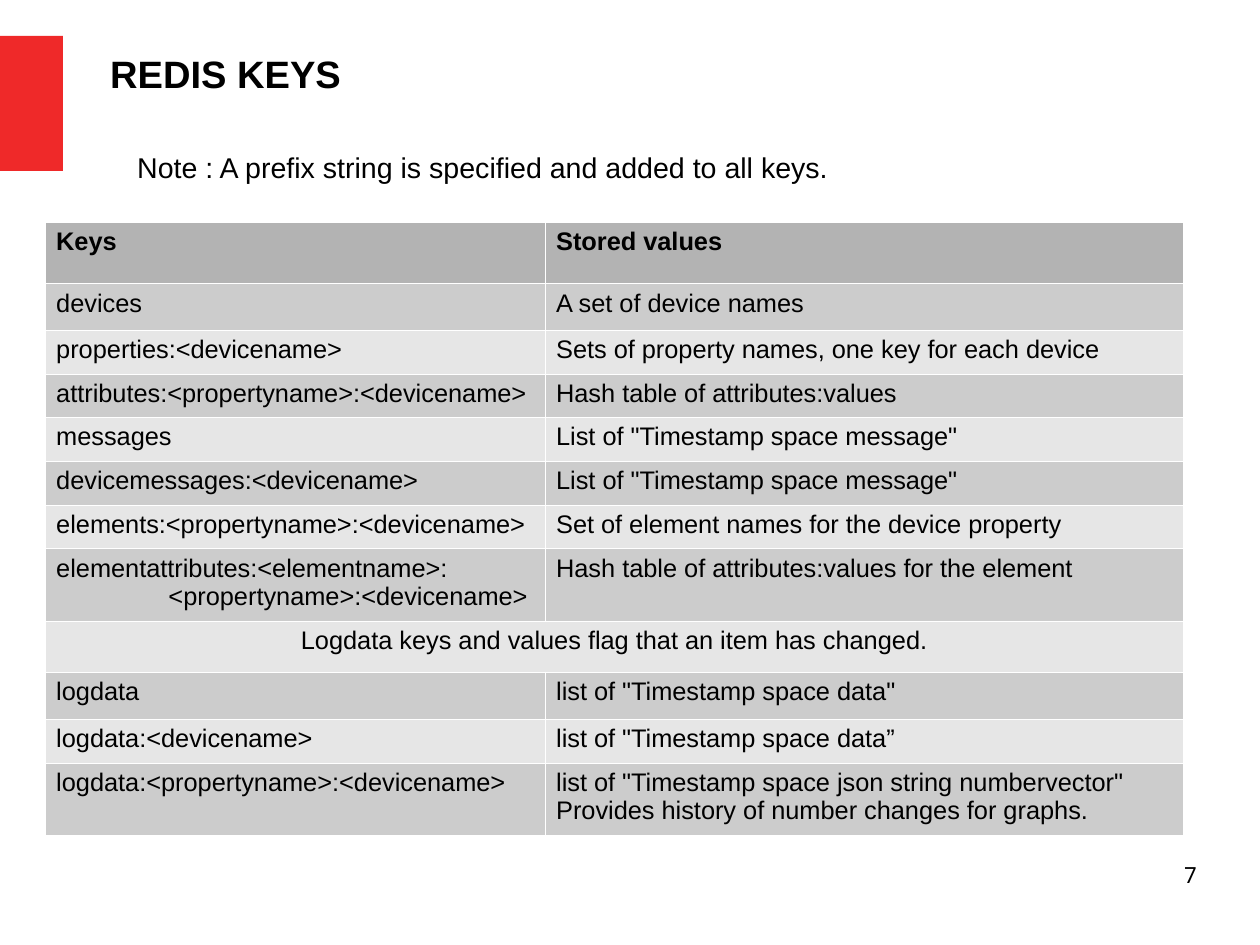
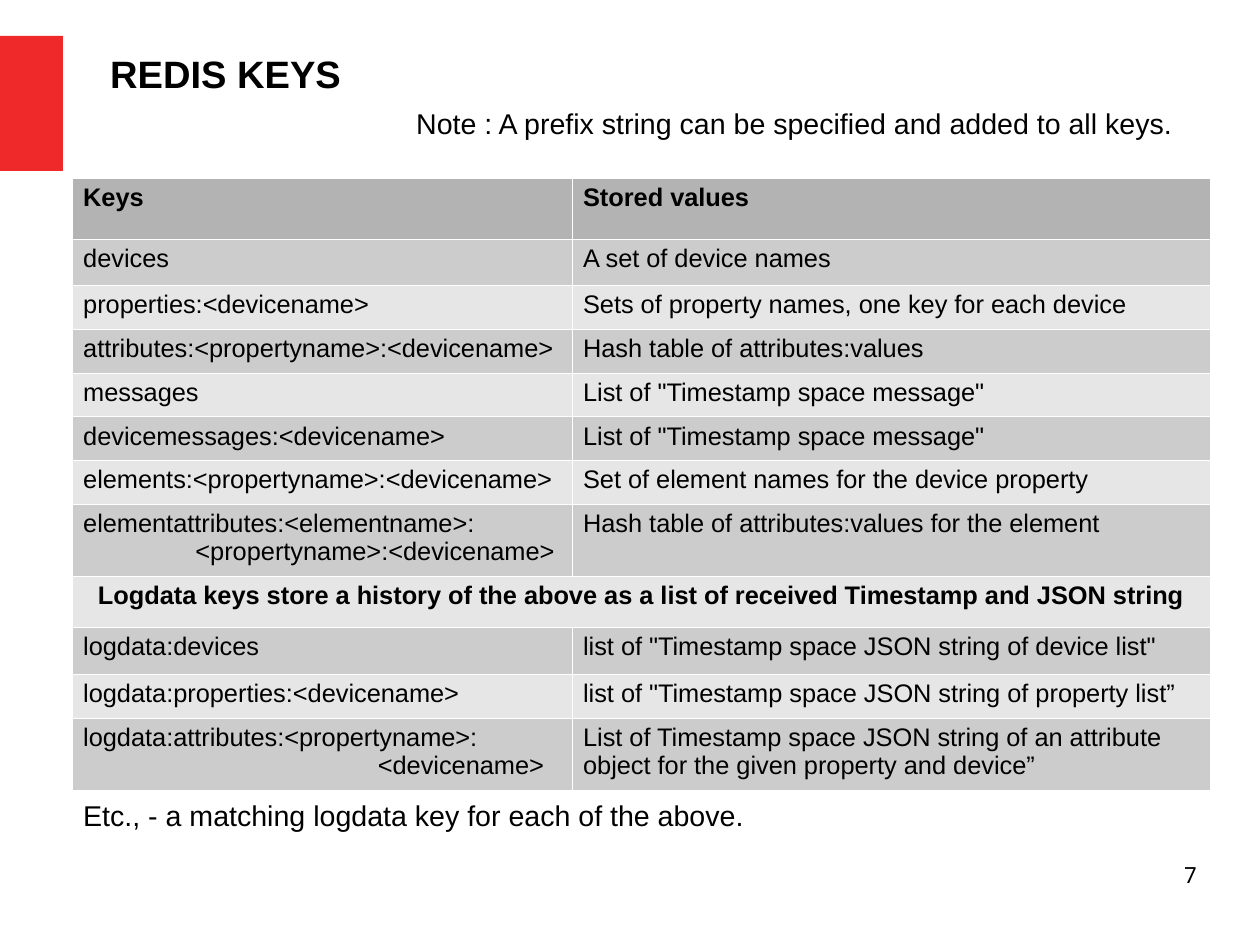
Before and after one commit to bernie-skipole/indi, a slide deck: slide 7 of indislides.odp. Drawn at 1260x945 pixels with LibreOffice and Linux fonts; fonts in the diff are those of the drawing. Boxes give left, top, right and bottom in pixels: in the first picture for what was removed or moved away, otherwise in the second. Text is boxed around its words. In the diff, an @@ line names an element or a change of style, - is before the commit and + after.

```diff
--- a/indislides.odp
+++ b/indislides.odp
@@ text at (x1=416, y1=113, x2=1172, y2=140): text changed @@
-Note : A prefix string is specified and added to all keys.
+Note : A prefix string can be specified and added to all keys.
@@ table at (x1=72, y1=177, x2=1211, y2=784) @@
-row 9, column 1: Logdata keys and values flag that an item has changed.
+row 9, column 1: Logdata keys store a history of the above as a list of received Timestamp and JSON string
-row 10, column 1: logdata
+row 10, column 1: logdata:devices
@@ row 10, column 2: "list of "Timestamp space data"" to "list of "Timestamp space JSON string of device list"" @@
-row 11, column 1: logdata:<devicename>
+row 11, column 1: logdata:properties:<devicename>
@@ row 11, column 2: "list of "Timestamp space data”" to "list of "Timestamp space JSON string of property list”" @@
-row 12, column 1: logdata:<propertyname>:<devicename>
+row 12, column 1: logdata:attributes:<propertyname>: / <devicename>
@@ row 12, column 2: "list of "Timestamp space json string numbervector" Provides history of number changes for graphs." to "List of Timestamp space JSON string of an attribute object for the given property and device”" @@
@@ table moved from (x1=45, y1=222, x2=1183, y2=829) to (x1=72, y1=177, x2=1211, y2=784) @@
@@ text added at (x1=83, y1=805, x2=744, y2=831), 18 pt, text #000000 @@
+Etc., - a matching logdata key for each of the above.
```
Also in this commit, not shown: 2 other files.
